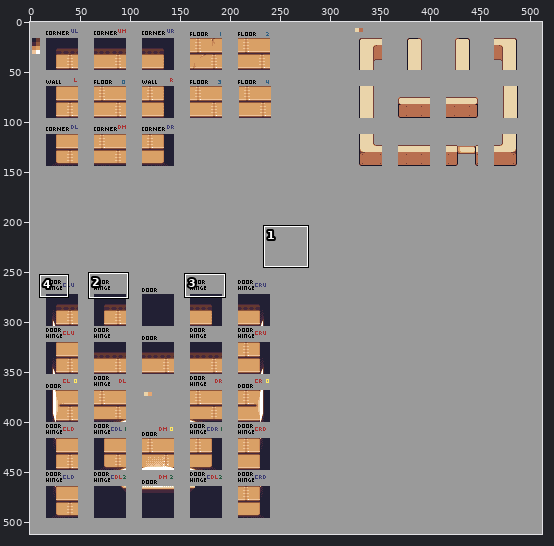
Two versions of one pixel-art file, public/assets/sprites/project_file/tile_tav_new.aseprite. The picture above shows the old version from afar; the outline marks the close-up.
Close-up. The starting point:
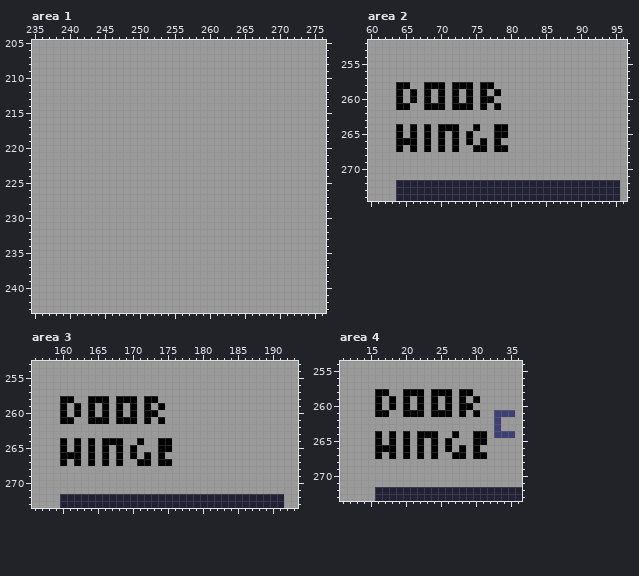
512x512 pixels, 1 frame. Shown: area 1: x 235..276, y 205..243; area 2: x 60..96, y 252..274; area 3: x 156..193, y 253..273; area 4: x 11..36, y 254..273. The commit also changed other parts of the picture, which this record leaves out.
After:
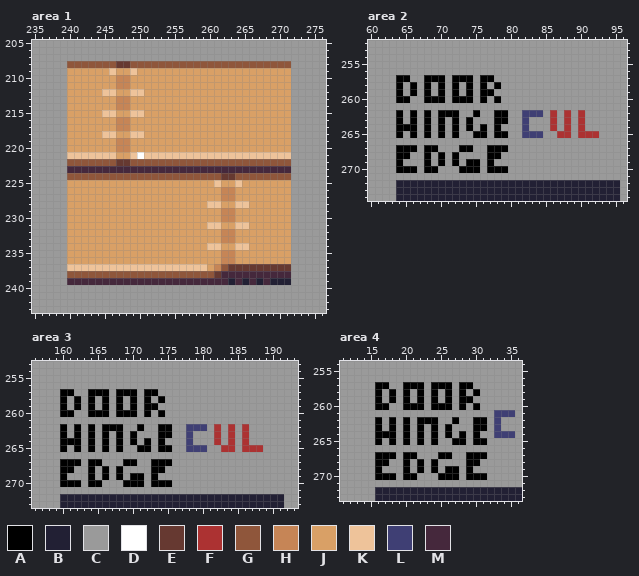
Palette (. is transparent): A #000000  B #222034  C #9a9a9a  D #ffffff  E #663931  F #ac3232  G #8f563b  H #c68556  J #d9a066  K #eec39a  L #3f3f74  M #45283c
What changed:
Area 1, layer "TIles":
y 208: x 240..271 CCCCCCCCCCCCCCCCCCCCCCCCCCCCCCCC -> GGGGGGGEEGGGGGGGGGGGGGGGGGGGGGGG
y 209: x 240..271 CCCCCCCCCCCCCCCCCCCCCCCCCCCCCCCC -> JJJJJJKJJKJJJJJJJJJJJJJJJJJJJJJJ
y 210..211: x 240..271 CCCCCCCCCCCCCCCCCCCCCCCCCCCCCCCC -> JJJJJJJHHJJJJJJJJJJJJJJJJJJJJJJJ
y 212: x 240..271 CCCCCCCCCCCCCCCCCCCCCCCCCCCCCCCC -> JJJJJKKJJKKJJJJJJJJJJJJJJJJJJJJJ
y 213..214: x 240..271 CCCCCCCCCCCCCCCCCCCCCCCCCCCCCCCC -> JJJJJJJHHJJJJJJJJJJJJJJJJJJJJJJJ
y 215: x 240..271 CCCCCCCCCCCCCCCCCCCCCCCCCCCCCCCC -> JJJJJKKJJKKJJJJJJJJJJJJJJJJJJJJJ
y 216..217: x 240..271 CCCCCCCCCCCCCCCCCCCCCCCCCCCCCCCC -> JJJJJJJHHJJJJJJJJJJJJJJJJJJJJJJJ
y 218: x 240..271 CCCCCCCCCCCCCCCCCCCCCCCCCCCCCCCC -> JJJJJKKJJKKJJJJJJJJJJJJJJJJJJJJJ
y 219..220: x 240..271 CCCCCCCCCCCCCCCCCCCCCCCCCCCCCCCC -> JJJJJJJHHJJJJJJJJJJJJJJJJJJJJJJJ
y 221: x 240..271 CCCCCCCCCCCCCCCCCCCCCCCCCCCCCCCC -> KKKKKKKJJKDKKKKKKKKKKKKKKKKKKKKK
y 222: x 240..271 CCCCCCCCCCCCCCCCCCCCCCCCCCCCCCCC -> GGGGGGGEEGGGGGGGGGGGGGGGGGGGGGGG
y 223: x 240..271 CCCCCCCCCCCCCCCCCCCCCCCCCCCCCCCC -> MMMMMMMMMMMMMMMMMMMMMMMMMMMMMMMM
y 224: x 240..271 CCCCCCCCCCCCCCCCCCCCCCCCCCCCCCCC -> GGGGGGGGGGGGGGGGGGGGGGEEGGGGGGGG
y 225: x 240..271 CCCCCCCCCCCCCCCCCCCCCCCCCCCCCCCC -> JJJJJJJJJJJJJJJJJJJJJKJJKJJJJJJJ
y 226..227: x 240..271 CCCCCCCCCCCCCCCCCCCCCCCCCCCCCCCC -> JJJJJJJJJJJJJJJJJJJJJJHHJJJJJJJJ
y 228: x 240..271 CCCCCCCCCCCCCCCCCCCCCCCCCCCCCCCC -> JJJJJJJJJJJJJJJJJJJJKKJJKKJJJJJJ
y 229..230: x 240..271 CCCCCCCCCCCCCCCCCCCCCCCCCCCCCCCC -> JJJJJJJJJJJJJJJJJJJJJJHHJJJJJJJJ
y 231: x 240..271 CCCCCCCCCCCCCCCCCCCCCCCCCCCCCCCC -> JJJJJJJJJJJJJJJJJJJJKKJJKKJJJJJJ
y 232..233: x 240..271 CCCCCCCCCCCCCCCCCCCCCCCCCCCCCCCC -> JJJJJJJJJJJJJJJJJJJJJJHHJJJJJJJJ
y 234: x 240..271 CCCCCCCCCCCCCCCCCCCCCCCCCCCCCCCC -> JJJJJJJJJJJJJJJJJJJJKKJJKKJJJJJJ
y 235..236: x 240..271 CCCCCCCCCCCCCCCCCCCCCCCCCCCCCCCC -> JJJJJJJJJJJJJJJJJJJJJJHHJJJJJJJJ
y 237: x 240..271 CCCCCCCCCCCCCCCCCCCCCCCCCCCCCCCC -> KKKKKKKKKKKKKKKKKKKKJHGEEEEEEEEE
y 238: x 240..271 CCCCCCCCCCCCCCCCCCCCCCCCCCCCCCCC -> GGGGGGGGGGGGGGGGGGGGGEMMMMMMMMMM
y 239: x 240..271 CCCCCCCCCCCCCCCCCCCCCCCCCCCCCCCC -> MMMMMMMMMMMMMMMMMMMMMMMBMBMBMBBB
Area 2, layer "TIles":
y 257: x 64..65 CC -> AA; x 68..70 CCC -> AAA; x 72..74 CCC -> AAA; x 76..77 CC -> AA
y 258: x 65..66 AC -> CA; x 69 A -> C; x 73 A -> C; x 77..78 AC -> CA
y 259: x 77..78 CA -> AC
y 260: x 65..66 CA -> AC; x 69 C -> A; x 73 C -> A; x 77..78 AC -> CA
y 261: x 64..65 AA -> CC; x 68..70 AAA -> CCC; x 72..74 AAA -> CCC; x 76 A -> C; x 78 A -> C
y 262: x 64 C -> A; x 66 C -> A; x 68 C -> A; x 70..72 CCC -> AAA; x 75 C -> A; x 78..79 CC -> AA; x 82..84 CCC -> LLL; x 86 C -> F; x 88 C -> F; x 90 C -> F
y 263: x 64 C -> A; x 66 C -> A; x 68 C -> A; x 70 C -> A; x 72 C -> A; x 74 C -> A; x 78..79 CC -> AA; x 82 C -> L; x 86 C -> F; x 88 C -> F; x 90 C -> F
y 264: x 65 C -> A; x 71 A -> C; x 74..76 CAC -> ACA; x 79 A -> C; x 82 C -> L; x 86 C -> F; x 88 C -> F; x 90 C -> F
y 265: x 74..76 ACC -> CAA; x 82..84 CCC -> LLL; x 87..88 CC -> FF; x 90..92 CCC -> FFF
y 266: x 64..66 AAA -> CCC; x 68 A -> C; x 70 A -> C; x 72 A -> C; x 74 A -> C; x 76 A -> C; x 78 A -> C
y 267: x 65 C -> A; x 69..70 CA -> AC; x 72..77 ACCAAC -> CAACCA
y 268: x 64..65 CC -> AA; x 68 C -> A; x 70 C -> A; x 72 C -> A; x 77..78 CC -> AA
y 269: x 64 C -> A; x 68 C -> A; x 70 C -> A; x 72 C -> A; x 74..75 CC -> AA; x 77 C -> A
y 270: x 64..66 CCC -> AAA; x 68..69 CC -> AA; x 73..75 CCC -> AAA; x 77..79 CCC -> AAA
Area 3, layer "TIles":
y 257: x 160..161 CC -> AA; x 164..166 CCC -> AAA; x 168..170 CCC -> AAA; x 172..173 CC -> AA
y 258: x 161..162 AC -> CA; x 165 A -> C; x 169 A -> C; x 173..174 AC -> CA
y 259: x 173..174 CA -> AC
y 260: x 161..162 CA -> AC; x 165 C -> A; x 169 C -> A; x 173..174 AC -> CA
y 261: x 160..161 AA -> CC; x 164..166 AAA -> CCC; x 168..170 AAA -> CCC; x 172 A -> C; x 174 A -> C
y 262: x 160 C -> A; x 162 C -> A; x 164 C -> A; x 166..168 CCC -> AAA; x 171 C -> A; x 174..175 CC -> AA; x 178..180 CCC -> LLL; x 182 C -> F; x 184 C -> F; x 186 C -> F
y 263: x 160 C -> A; x 162 C -> A; x 164 C -> A; x 166 C -> A; x 168 C -> A; x 170 C -> A; x 174..175 CC -> AA; x 178 C -> L; x 182 C -> F; x 184 C -> F; x 186 C -> F
y 264: x 161 C -> A; x 167 A -> C; x 170..172 CAC -> ACA; x 175 A -> C; x 178 C -> L; x 182 C -> F; x 184 C -> F; x 186 C -> F
y 265: x 170..172 ACC -> CAA; x 178..180 CCC -> LLL; x 183..184 CC -> FF; x 186..188 CCC -> FFF
y 266: x 160..162 AAA -> CCC; x 164 A -> C; x 166 A -> C; x 168 A -> C; x 170 A -> C; x 172 A -> C; x 174 A -> C
y 267: x 161 C -> A; x 165..166 CA -> AC; x 168..173 ACCAAC -> CAACCA
y 268: x 160..161 CC -> AA; x 164 C -> A; x 166 C -> A; x 168 C -> A; x 173..174 CC -> AA
y 269: x 160 C -> A; x 164 C -> A; x 166 C -> A; x 168 C -> A; x 170..171 CC -> AA; x 173 C -> A
y 270: x 160..162 CCC -> AAA; x 164..165 CC -> AA; x 169..171 CCC -> AAA; x 173..175 CCC -> AAA
Area 4, layer "TIles":
y 257: x 16..17 CC -> AA; x 20..22 CCC -> AAA; x 24..26 CCC -> AAA; x 28..29 CC -> AA
y 258: x 17..18 AC -> CA; x 21 A -> C; x 25 A -> C; x 29..30 AC -> CA
y 259: x 29..30 CA -> AC
y 260: x 17..18 CA -> AC; x 21 C -> A; x 25 C -> A; x 29..30 AC -> CA
y 261: x 16..17 AA -> CC; x 20..22 AAA -> CCC; x 24..26 AAA -> CCC; x 28 A -> C; x 30 A -> C
y 262: x 16 C -> A; x 18 C -> A; x 20 C -> A; x 22..24 CCC -> AAA; x 27 C -> A; x 30..31 CC -> AA
y 263: x 16 C -> A; x 18 C -> A; x 20 C -> A; x 22 C -> A; x 24 C -> A; x 26 C -> A; x 30..31 CC -> AA
y 264: x 17 C -> A; x 23 A -> C; x 26..28 CAC -> ACA; x 31 A -> C
y 265: x 26..28 ACC -> CAA
y 266: x 16..18 AAA -> CCC; x 20 A -> C; x 22 A -> C; x 24 A -> C; x 26 A -> C; x 28 A -> C; x 30 A -> C
y 267: x 17 C -> A; x 21..22 CA -> AC; x 24..29 ACCAAC -> CAACCA
y 268: x 16..17 CC -> AA; x 20 C -> A; x 22 C -> A; x 24 C -> A; x 29..30 CC -> AA
y 269: x 16 C -> A; x 20 C -> A; x 22 C -> A; x 24 C -> A; x 26..27 CC -> AA; x 29 C -> A
y 270: x 16..18 CCC -> AAA; x 20..21 CC -> AA; x 25..27 CCC -> AAA; x 29..31 CCC -> AAA
Pixel boxes of the changes (left, top, right, bottom) in both close-ups:
changed: (67, 61, 291, 285)
changed: (396, 75, 599, 173)
changed: (60, 389, 263, 487)
changed: (375, 382, 487, 480)
